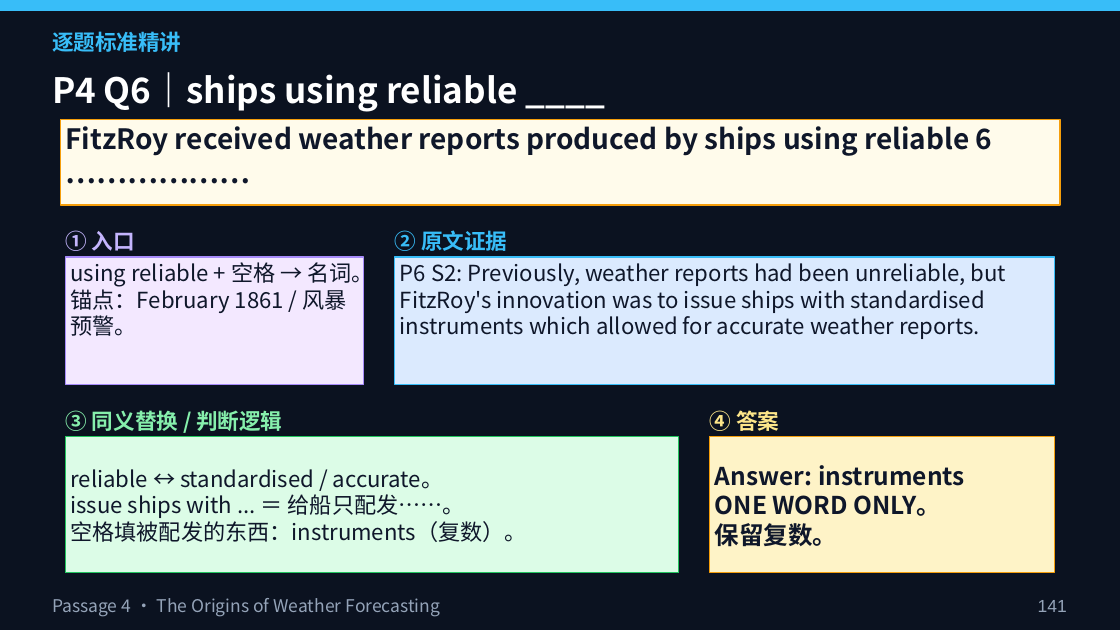
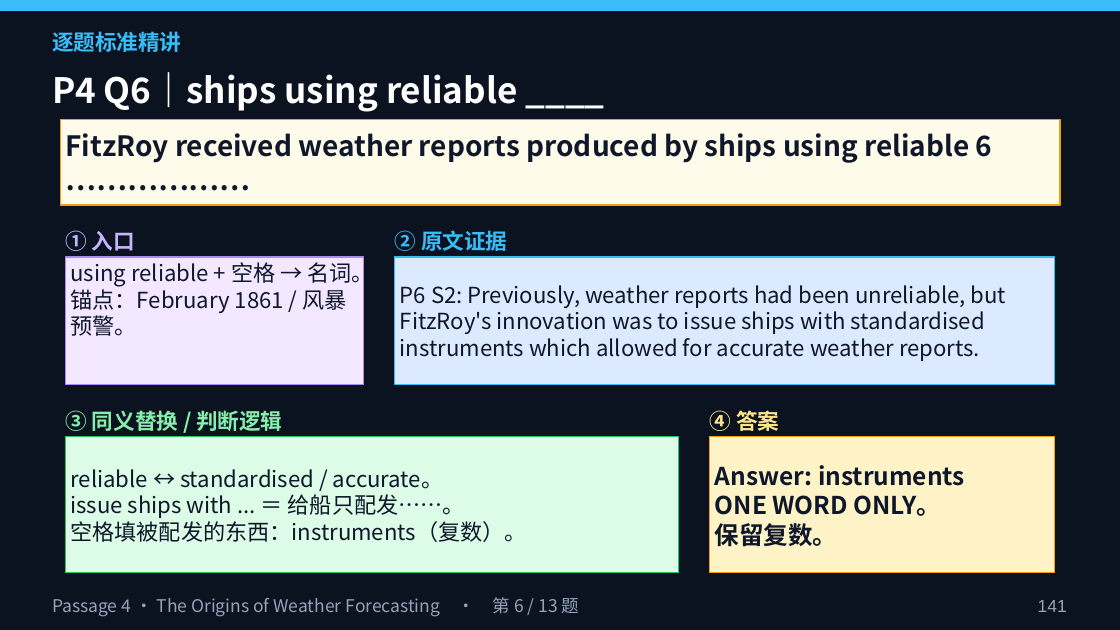
Before and after one commit to mrgreedcp-spec/AI-Portfolio, a slide deck: slide 141 of lesson3/第三节课PPT_雅思阅读精讲.pptx. Drawn at 1120x630 pixels with LibreOffice and Linux fonts; fonts in the diff are those of the drawing. Boxes give left, top, right and bottom in pixels: in the first picture for what was removed or moved away, otherwise in the second. Text is boxed around its words. In the diff, an @@ line names an element or a change of style, - is before the commit and + after.

```diff
--- a/lesson3/第三节课PPT_雅思阅读精讲.pptx
+++ b/lesson3/第三节课PPT_雅思阅读精讲.pptx
@@ rectangle "FitzRoy received weather reports produced ..." at <box>60,119,1060,205</box>: vertical alignment top to middle @@
@@ rectangle "P6 S2: Previously, weather reports ..." at <box>395,257,1054,385</box>: vertical alignment top to middle @@
@@ text at <box>52,597,579,617</box>: text changed @@
-Passage 4 · The Origins of Weather Forecasting
+Passage 4 · The Origins of Weather Forecasting · 第 6 / 13 题
```
Also in this commit, not shown: 158 other slides changed, 8 other files.
